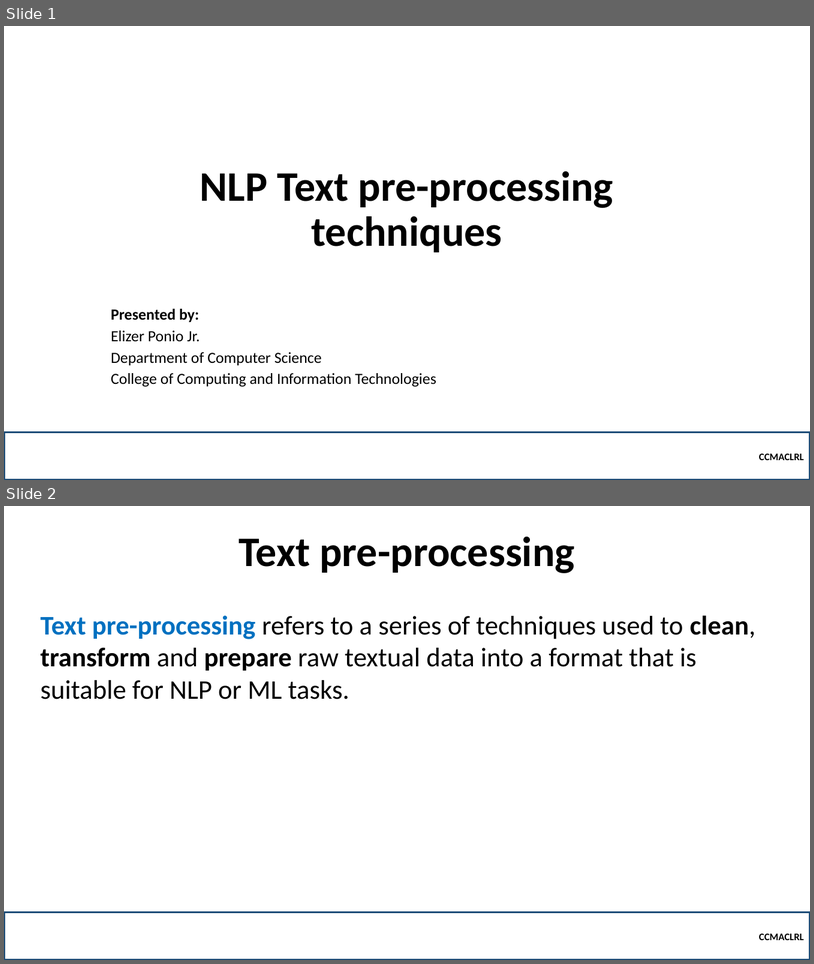
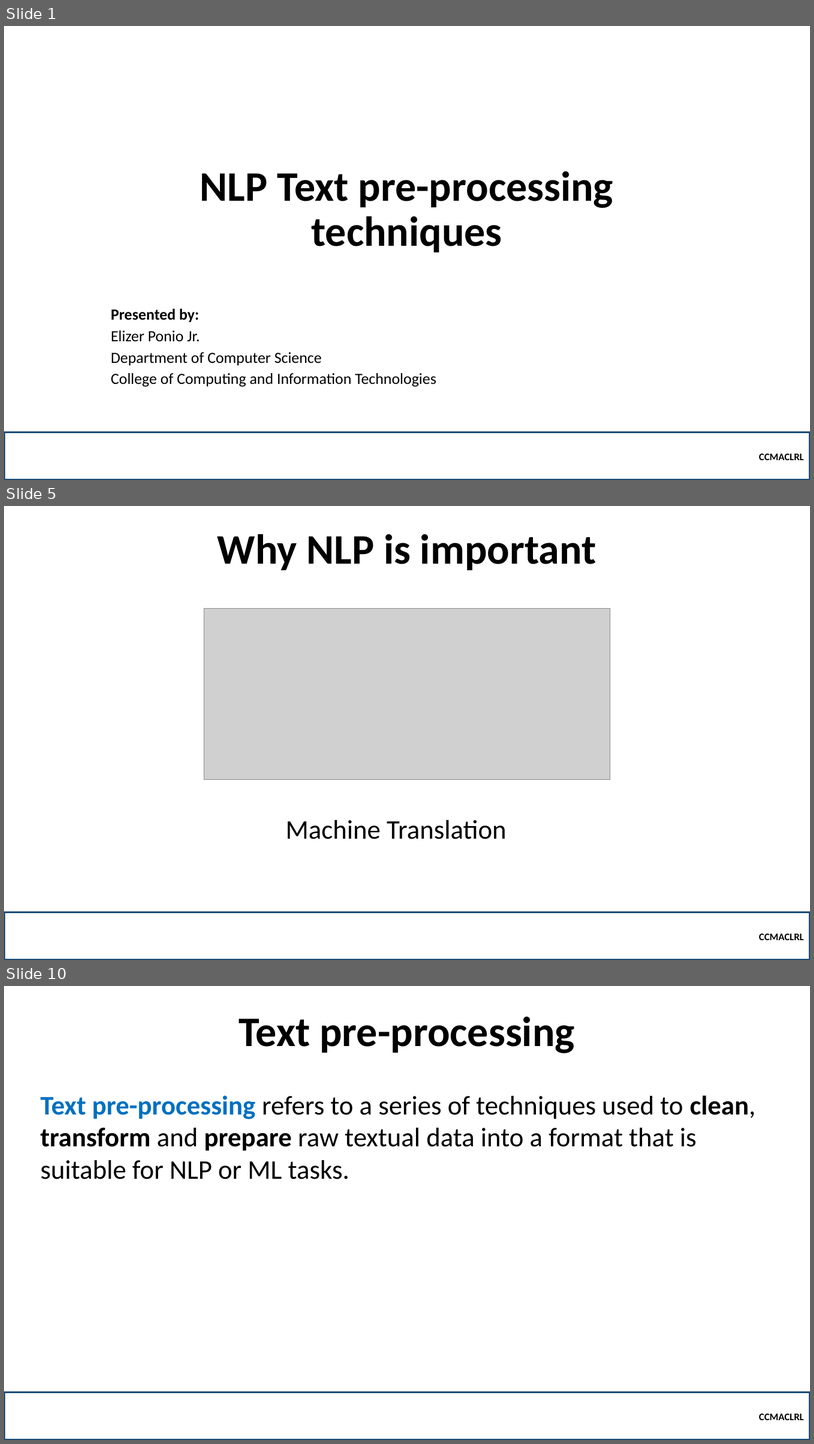
Before and after one commit to robitussin/CCMACLRL, a slide deck: 6 - Naive Bayes/NLP Text pre-processing techniques.pptx. Shown one above the other, each under a label of ours: slides 1 and 2 before the commit, slides 1, 5 and 10 after it; the slides between them are not shown. The pictures are 814x964 and 814x1444 pixels, drawn with LibreOffice and Linux fonts; fonts in the diff are those of the drawing; grey boxes stand for pictures; background and template pictures are left out. Boxes give left, top, right and bottom in pixels: in the first picture for what was removed or moved away, otherwise in the second. Text is boxed around its words. In the diff, an @@ line names an element or a change of style, - is before the commit and + after.

```diff
--- a/6 - Naive Bayes/NLP Text pre-processing techniques.pptx
+++ b/6 - Naive Bayes/NLP Text pre-processing techniques.pptx
@@ slide 5 added at [4,506,810,960], background picture (left out) @@
@@ title added at [218,534,596,570], 50 pt, text #000000, bold @@
+Why NLP is important
@@ picture added at [204,608,610,780] @@
@@ text added at [286,820,507,839], 32 pt, text #000000 @@
+Machine Translation
@@ rectangle added at [4,912,810,960], outline #1F4E79 2.25 pt, 12 pt, text #000000, bold @@
+CCMACLRL
@@ what was slide 2 is now slide 10 @@
```
Also in this commit, not shown: 7 other slides added.
